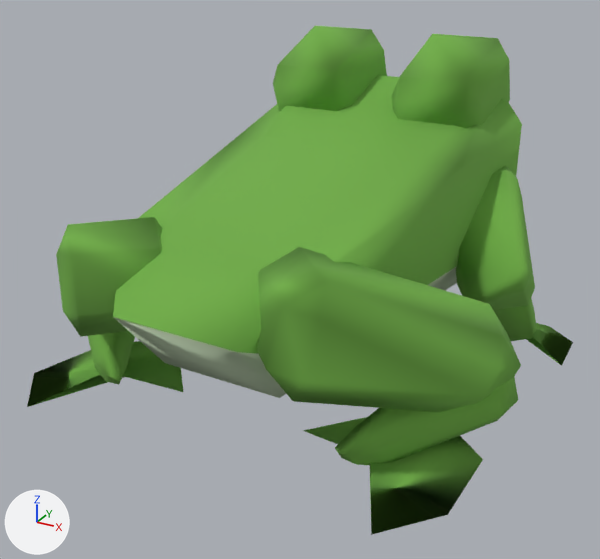
A saved change to the glTF model src/Content/frog_animated_jumping.glb.
Rendered twice from a camera (50 mm lens) standing at (0.469, -0.906, 0.575) and looking at (-0.018, -0.02, 0.132). The axes (+X, +Y, +Z) are drawn at lower left. The lights are the same throughout. Vertices at the same position are counted once.

In view in the first picture: 'body'.
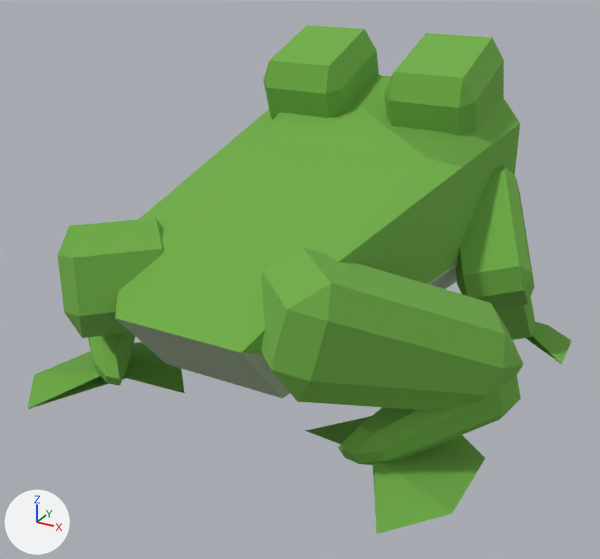
Changed parts and their boxes [x1, y1, x2, y2] in the pictures (600 x 559 px; the box of a moved part takes in the faces that stretch with it):
'body', reshaped: before [27, 26, 573, 535]; after [28, 25, 572, 534]
part 1 of me_mesh_2, moved or reshaped: before [257, 247, 521, 412]; after [260, 247, 523, 411]
part 2 of me_mesh_2, moved or reshaped: before [335, 377, 518, 465]; after [338, 375, 521, 465]
part 3 of me_mesh_2, moved or reshaped: before [303, 417, 483, 535]; after [306, 416, 485, 534]
part 4 of me_mesh_2, moved or reshaped: before [27, 341, 183, 407]; after [28, 342, 185, 409]
part 5 of me_mesh_2, moved or reshaped: before [88, 331, 135, 384]; after [88, 332, 135, 386]
part 6 of me_mesh_2, moved or reshaped: before [56, 217, 162, 337]; after [58, 218, 164, 338]
part 7 of me_mesh_2, moved or reshaped: before [456, 166, 535, 310]; after [455, 165, 535, 309]
part 8 of me_mesh_2, moved or reshaped: before [493, 298, 537, 341]; after [495, 297, 536, 340]
part 9 of me_mesh_2, moved or reshaped: before [526, 323, 573, 366]; after [526, 322, 572, 364]
part 10 of me_mesh_2, rebuilt: before [113, 75, 522, 398]; after [115, 75, 520, 398]
part 11 of me_mesh_2, rebuilt: before [273, 26, 387, 111]; after [263, 25, 379, 120]
part 12 of me_mesh_2, rebuilt: before [392, 34, 510, 128]; after [384, 33, 504, 136]

Diff of the bpy script that builds the scene:
```diff
--- a/src/Content/frog_animated_jumping.glb.py
+++ b/src/Content/frog_animated_jumping.glb.py
@@ me_mesh_2 @@
 # used by ob_body; location = (0.0, 0.0, 0.0)
-me_mesh_2.from_pydata(...)  # 298 vertices, 524 faces; spans x -0.308..0.309, y -0.325..0.392, z 0.016..0.422
+me_mesh_2.from_pydata(...)  # 298 vertices, 524 faces; spans x -0.308..0.308, y -0.324..0.391, z 0.016..0.425
+# me_mesh_2 part 1: the loose piece of 24 vertices spanning x 0.048..0.304, y -0.325..-0.057, z 0.091..0.267 is turned 0.7 degrees about the z axis through the mesh origin
+# me_mesh_2 part 2: the loose piece of 24 vertices spanning x 0.146..0.305, y -0.244..-0.072, z 0.034..0.137 is moved by (0.002, 0.003, 0.0)
+# me_mesh_2 part 3: the loose piece of 8 vertices spanning x 0.082..0.279, y -0.319..-0.078, z 0.016..0.047 is turned 0.7 degrees about the z axis through the mesh origin
+# me_mesh_2 part 4: the loose piece of 8 vertices spanning x -0.285..-0.087, y -0.313..-0.072, z 0.016..0.047 is turned 0.7 degrees about the z axis through the mesh origin
+# me_mesh_2 part 5: the loose piece of 24 vertices spanning x -0.308..-0.152, y -0.24..-0.065, z 0.034..0.137 is moved by (0.002, -0.003, 0.0)
+# me_mesh_2 part 6: the loose piece of 24 vertices spanning x -0.307..-0.055, y -0.322..-0.05, z 0.091..0.267 is turned 0.7 degrees about the z axis through the mesh origin
+# me_mesh_2 part 7: the loose piece of 24 vertices spanning x 0.119..0.259, y 0.045..0.222, z 0.088..0.265 is turned 0.7 degrees about the z axis through the mesh origin
+# me_mesh_2 part 8: the loose piece of 24 vertices spanning x 0.18..0.26, y 0.065..0.191, z 0.019..0.176 is moved by (-0.002, 0.003, 0.0)
+# me_mesh_2 part 9: the loose piece of 8 vertices spanning x 0.137..0.309, y 0.1..0.246, z 0.016..0.047 is turned 0.7 degrees about the z axis through the mesh origin
+# me_mesh_2 part 10: the loose piece of 26 vertices spanning x -0.184..0.191, y -0.313..0.392, z 0.078..0.359 is rebuilt with 26 vertices and now spans x -0.188..0.188, y -0.313..0.391, z 0.078..0.359
+# me_mesh_2 part 11: the loose piece of 24 vertices spanning x -0.154..-0.028, y 0.126..0.296, z 0.263..0.422 is rebuilt with 24 vertices and now spans x -0.156..-0.031, y 0.104..0.272, z 0.27..0.425
+# me_mesh_2 part 12: the loose piece of 24 vertices spanning x 0.033..0.16, y 0.124..0.293, z 0.263..0.422 is rebuilt with 24 vertices and now spans x 0.031..0.156, y 0.104..0.272, z 0.27..0.425
+# me_mesh_2 part 13: the surface is now shaded flat
 me_mesh_2.materials.append(mat_material_0)
```
